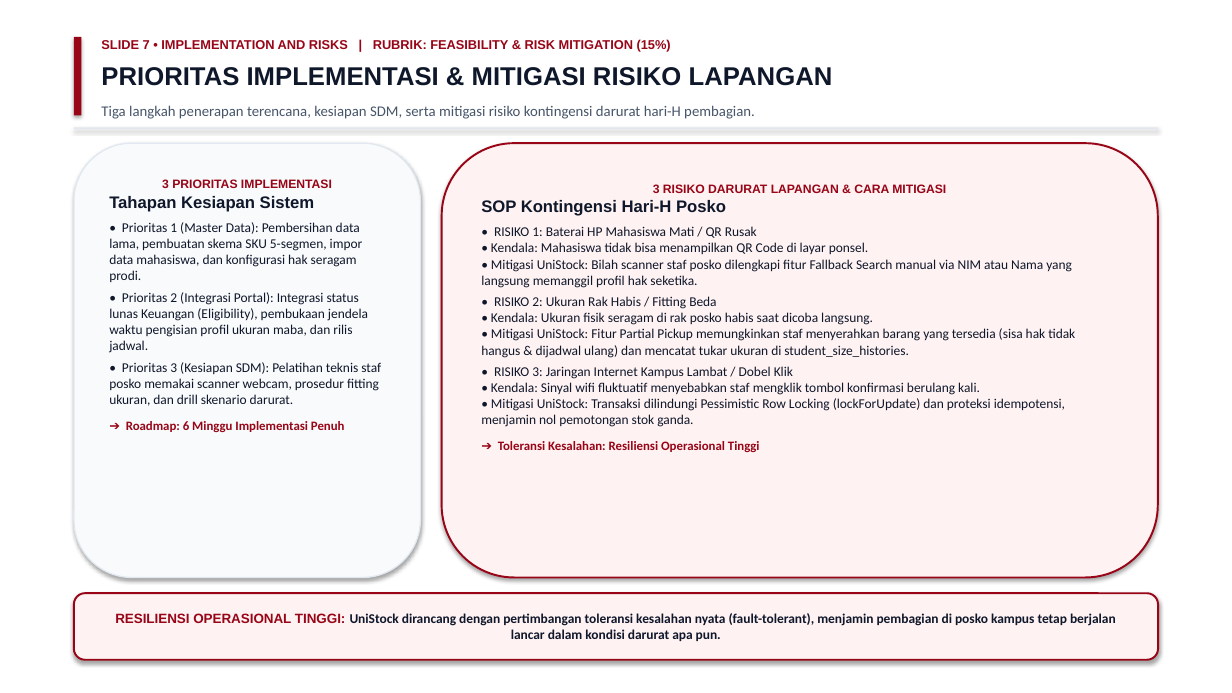
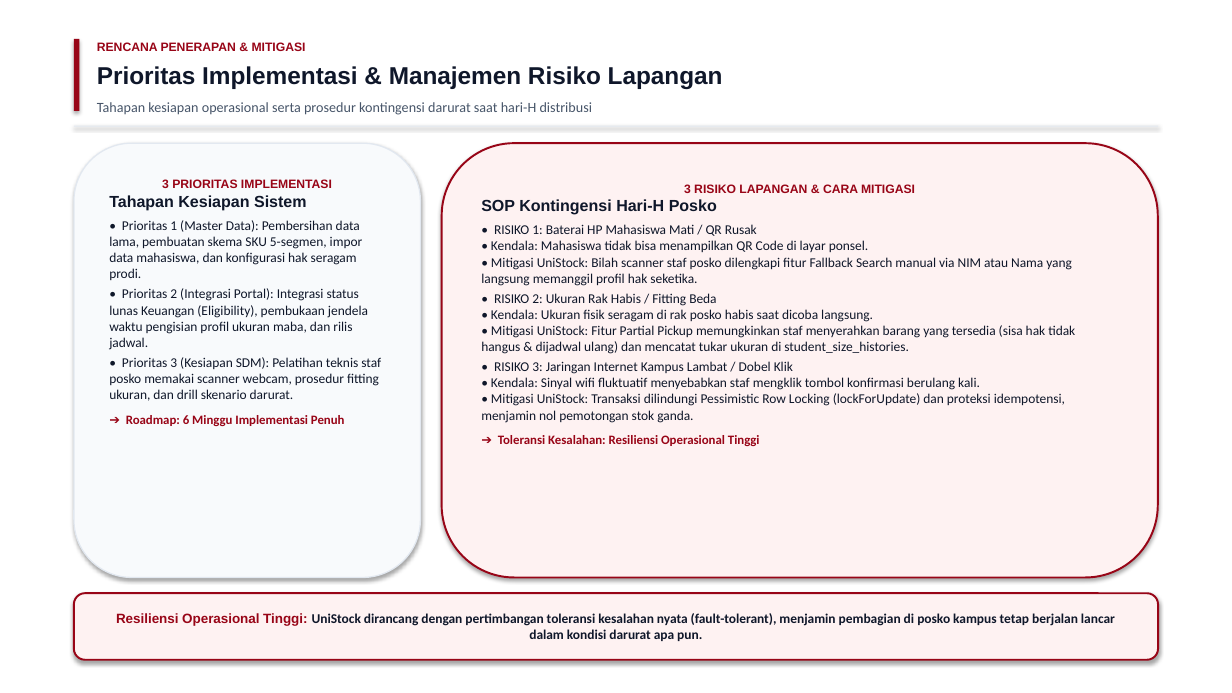
Before and after one commit to hildan-anugrah/tectnospark, a slide deck: slide 7 of HorizonU_Uniform_UniStock_SCM_Presentasi_Technospark.pptx. Drawn at 1232x693 pixels with LibreOffice and Linux fonts; fonts in the diff are those of the drawing. Boxes give left, top, right and bottom in pixels: in the first picture for what was removed or moved away, otherwise in the second. Text is boxed around its words. In the diff, an @@ line names an element or a change of style, - is before the commit and + after.

Commit message:
refactor: clean presentation UI with Tailwind CSS, remove academic rubrics, executive styling

```diff
--- a/HorizonU_Uniform_UniStock_SCM_Presentasi_Technospark.pptx
+++ b/HorizonU_Uniform_UniStock_SCM_Presentasi_Technospark.pptx
@@ rectangle: place and size @@
-rectangle at (74, 37, 81, 116)
+rectangle at (74, 39, 79, 111)
@@ text at (97, 42, 306, 51): text changed; size 10 to 9.5 pt @@
-SLIDE 7 • IMPLEMENTATION AND RISKS | RUBRIK: FEASIBILITY & RISK MITIGATION (15%)
+RENCANA PENERAPAN & MITIGASI
@@ text at (97, 66, 723, 89): text changed; size 20 to 19 pt @@
-PRIORITAS IMPLEMENTASI & MITIGASI RISIKO LAPANGAN
+Prioritas Implementasi & Manajemen Risiko Lapangan
@@ text at (97, 102, 593, 115): text changed; size 11.5 to 11 pt @@
-Tiga langkah penerapan terencana, kesiapan SDM, serta mitigasi risiko kontingensi darurat hari-H pembagian.
+Tahapan kesiapan operasional serta prosedur kontingensi darurat saat hari-H distribusi
@@ text in rounded rectangle at (109, 195, 381, 401): size 13 to 12.5 pt in "Tahapan Kesiapan Sistem"; less space between paragraphs @@
@@ text in rounded rectangle at (481, 199, 1075, 423): size 13 to 12.5 pt in "SOP Kontingensi Hari-H Posko"; less space between paragraphs @@
@@ text in rounded rectangle at (684, 184, 915, 193): text changed @@
-3 RISIKO DARURAT LAPANGAN & CARA MITIGASI
+3 RISIKO LAPANGAN & CARA MITIGASI
@@ text in rounded rectangle at (116, 613, 1115, 641): text changed @@
-RESILIENSI OPERASIONAL TINGGI: UniStock dirancang dengan pertimbangan toleransi kesalahan nyata (fault-tolerant), menjamin pembagian di posko kampus tetap berjalan lancar dalam kondisi darurat apa pun.
+Resiliensi Operasional Tinggi: UniStock dirancang dengan pertimbangan toleransi kesalahan nyata (fault-tolerant), menjamin pembagian di posko kampus tetap berjalan lancar dalam kondisi darurat apa pun.
```
Also in this commit, not shown: 7 other slides changed, 2 other files.
